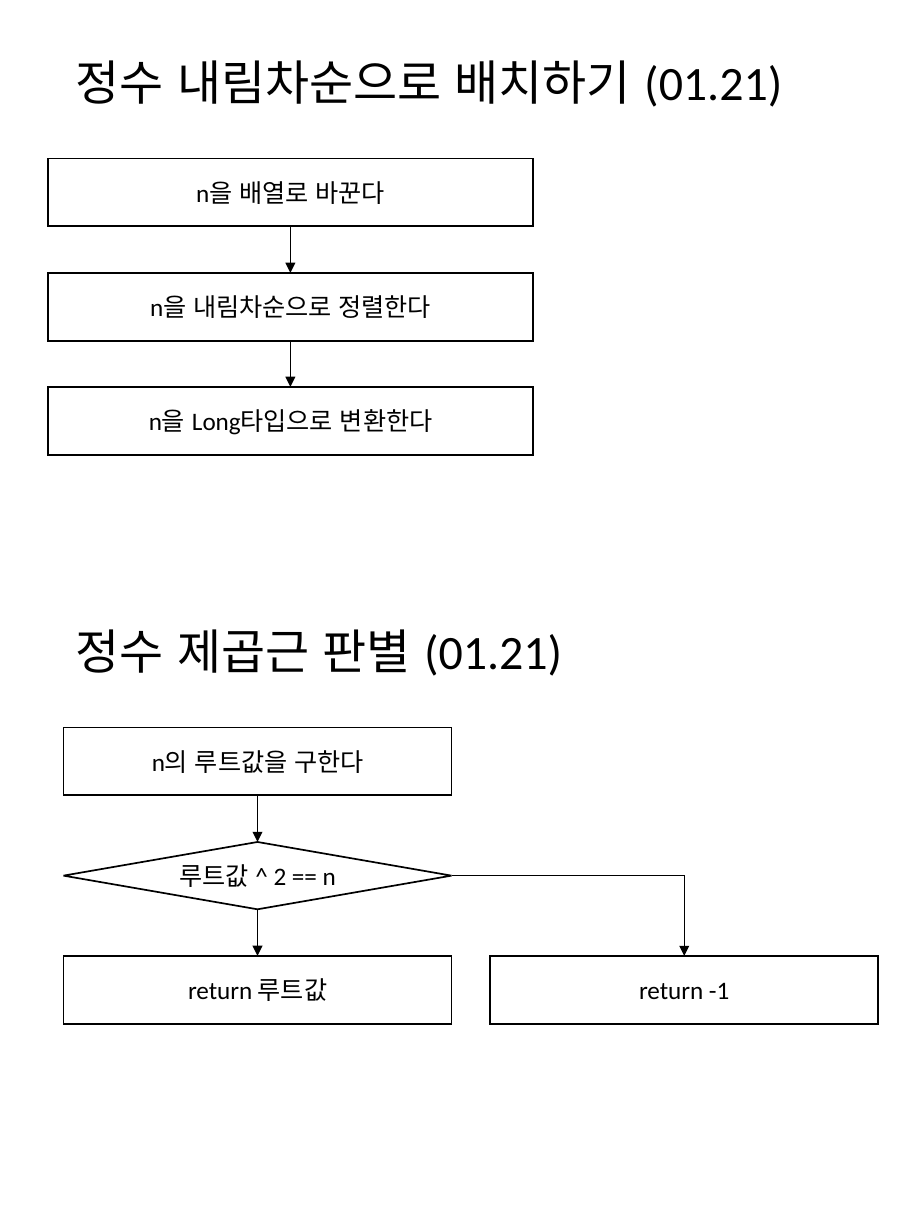
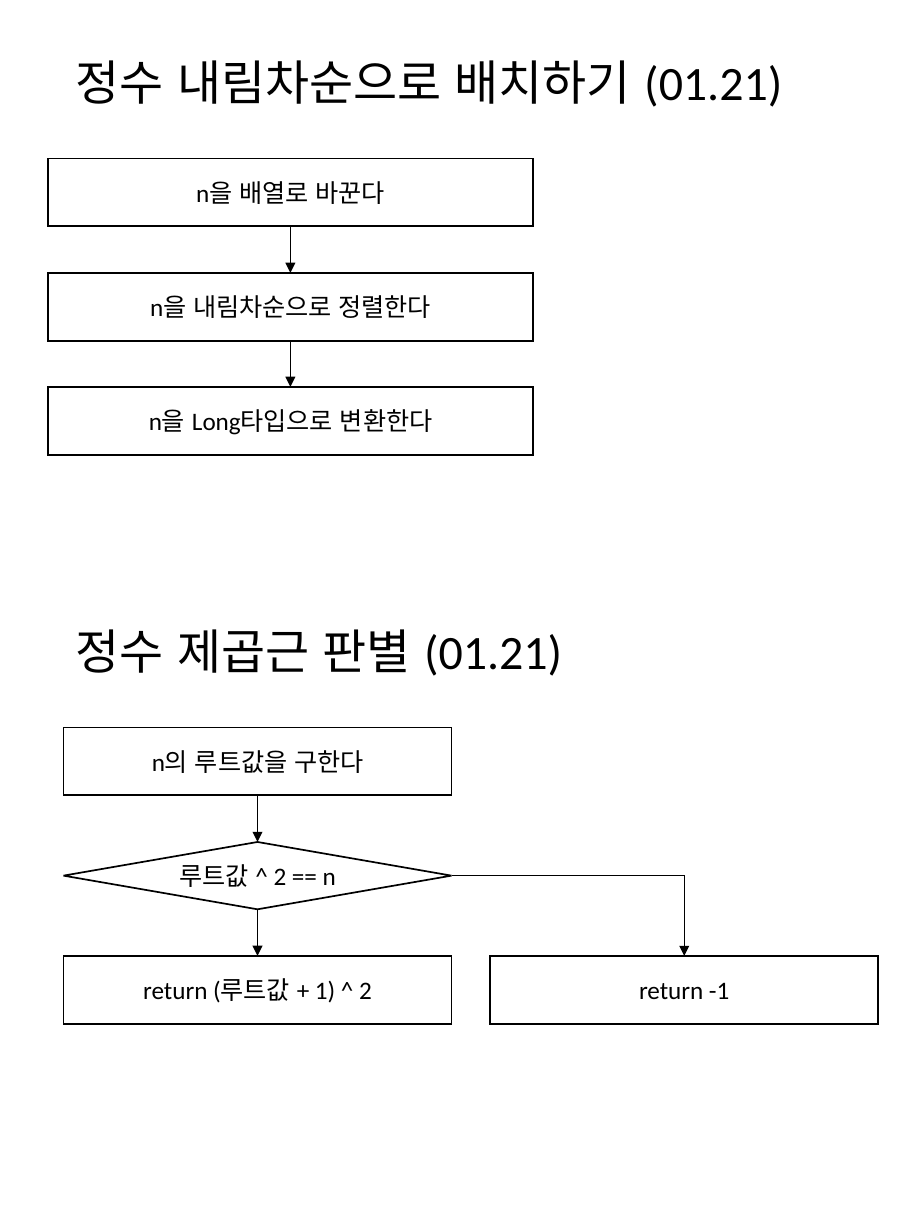
Before and after one commit to mornings9047/Algorithms_Programmers, a slide deck: slide 24 of 알고리즘_프로그래머스_Level01_순서도.pptx. Drawn at 924x1232 pixels with LibreOffice and Linux fonts; fonts in the diff are those of the drawing. Boxes give left, top, right and bottom in pixels: in the first picture for what was removed or moved away, otherwise in the second. Text is boxed around its words. In the diff, an @@ line names an element or a change of style, - is before the commit and + after.

Commit message:
정수 제곱근 판별

```diff
--- a/알고리즘_프로그래머스_Level01_순서도.pptx
+++ b/알고리즘_프로그래머스_Level01_순서도.pptx
@@ text in rectangle at [143,979,372,1003]: text changed @@
-return 루트값
+return (루트값 + 1) ^ 2
```
Also in this commit, not shown: 1 other file.
